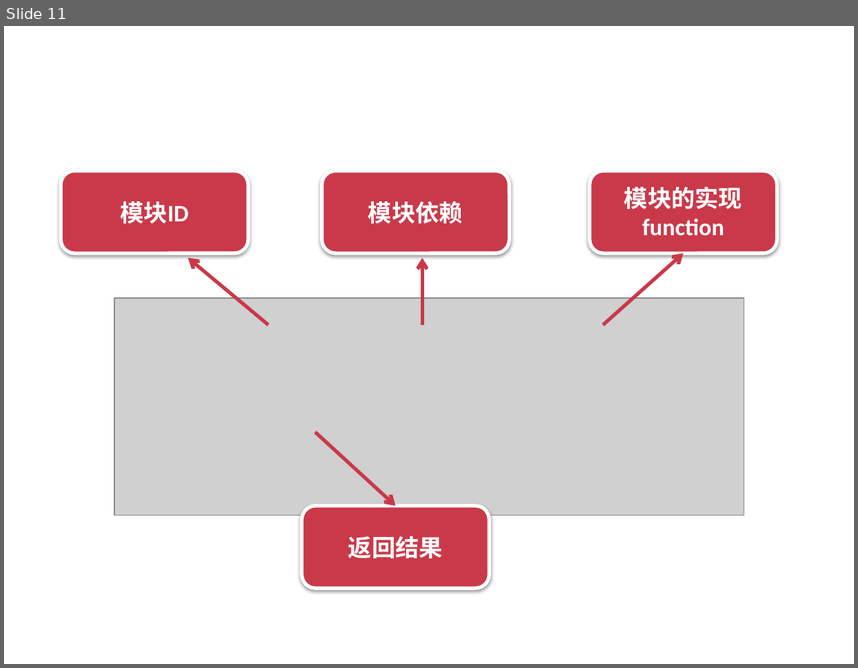
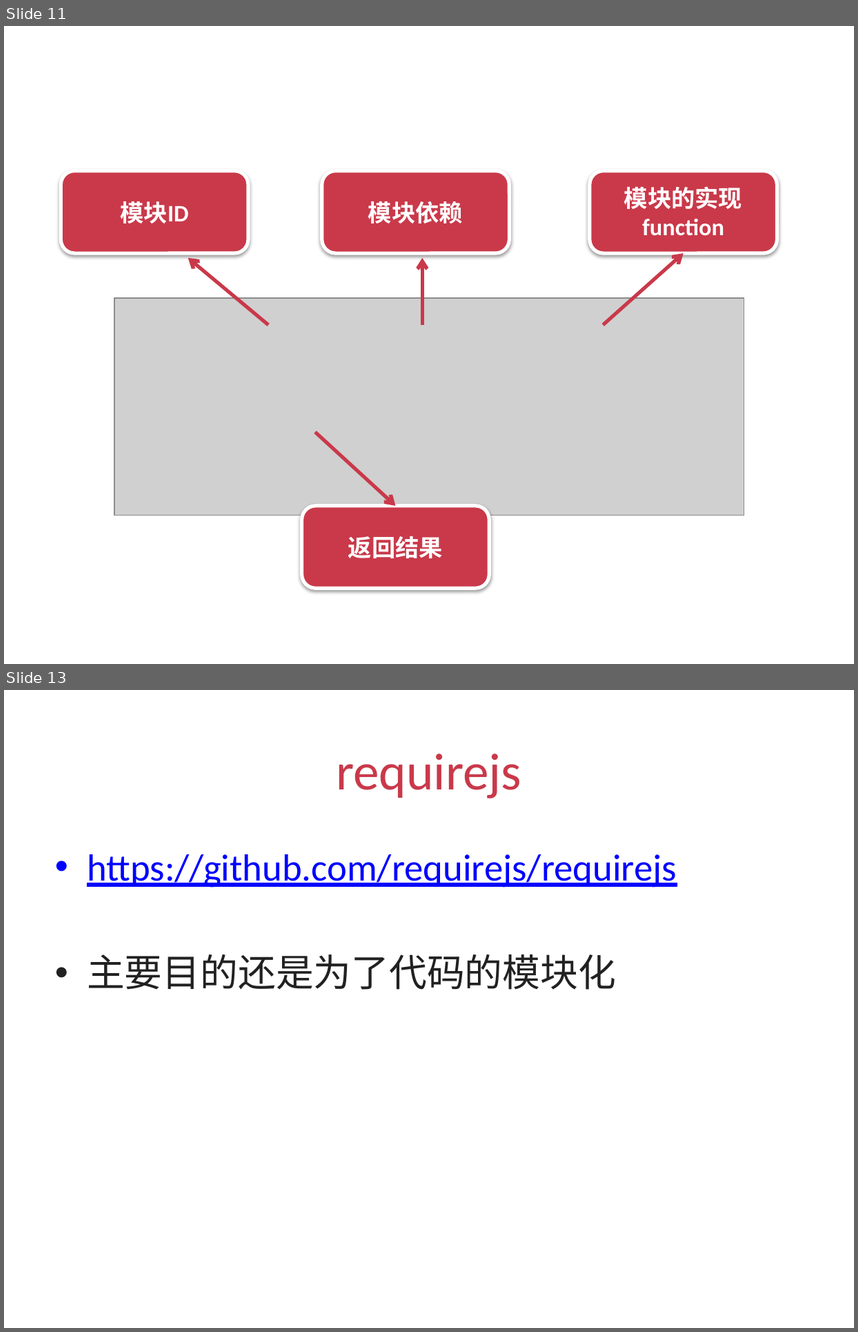
Before and after one commit to silvajs/lecturer, a slide deck: requirejs/doc/requirejs.pptx. Shown one above the other, each under a label of ours: slide 11 before the commit, slides 11 and 13 after it; the slides between them are not shown. The pictures are 858x668 and 858x1332 pixels, drawn with LibreOffice and Linux fonts; fonts in the diff are those of the drawing; grey boxes stand for pictures. Boxes give left, top, right and bottom in pixels: in the first picture for what was removed or moved away, otherwise in the second. Text is boxed around its words. In the diff, an @@ line names an element or a change of style, - is before the commit and + after.

Commit message:
base config requirejs

```diff
--- a/requirejs/doc/requirejs.pptx
+++ b/requirejs/doc/requirejs.pptx
@@ slide 13 added at [4,690,854,1328], background #FFFFFF @@
@@ title added at [336,753,522,798], 44 pt, text #C9394A @@
+requirejs
@@ text added at [87,854,677,989], 32 pt, text #0000FF, underline @@
+• https://github.com/requirejs/requirejs
+• 主要目的还是为了代码的模块化
```
Also in this commit, not shown: 4 other slides added, 3 other files.
